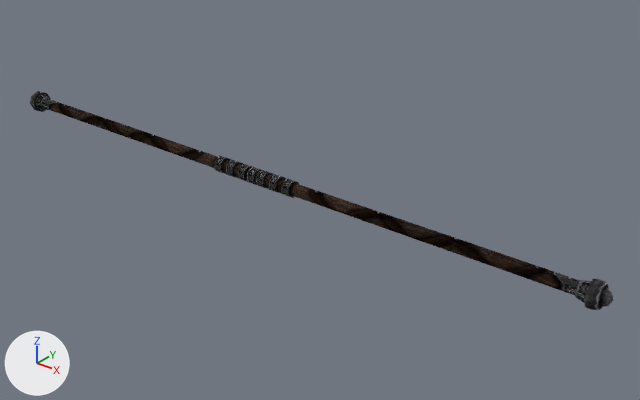
Two versions of the glTF model assets/models/2H_STAFF_03.glb, one commit apart.
The view is the same before and after, from a camera (50 mm lens) standing at (1.186, -1.541, 0.951) and looking at (-0.113, 0.084, -0.056). The axes (+X, +Y, +Z) are drawn at lower left. The lights are the same throughout.
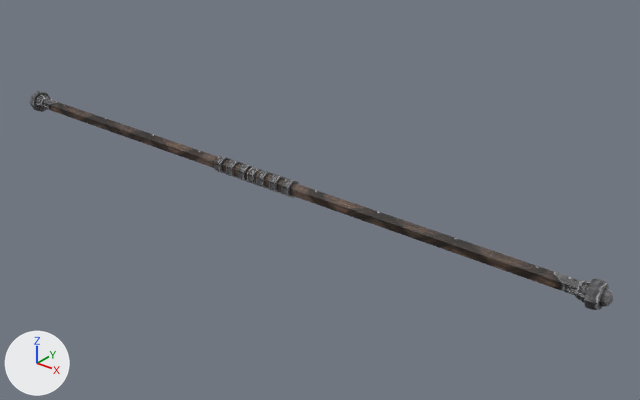
What differs and where, as boxes [x1, y1, x2, y2] in the pictures (640 x 400 px):
'Mesh', surface changed: [30, 91, 613, 310] in both

What changed in the scene script:
```text
Change mat_steelwarhammersky:
    mat_steelwarhammersky.metallic: 1.0 -> 0.0
    mat_steelwarhammersky.roughness: 1.0 -> 0.5
```
